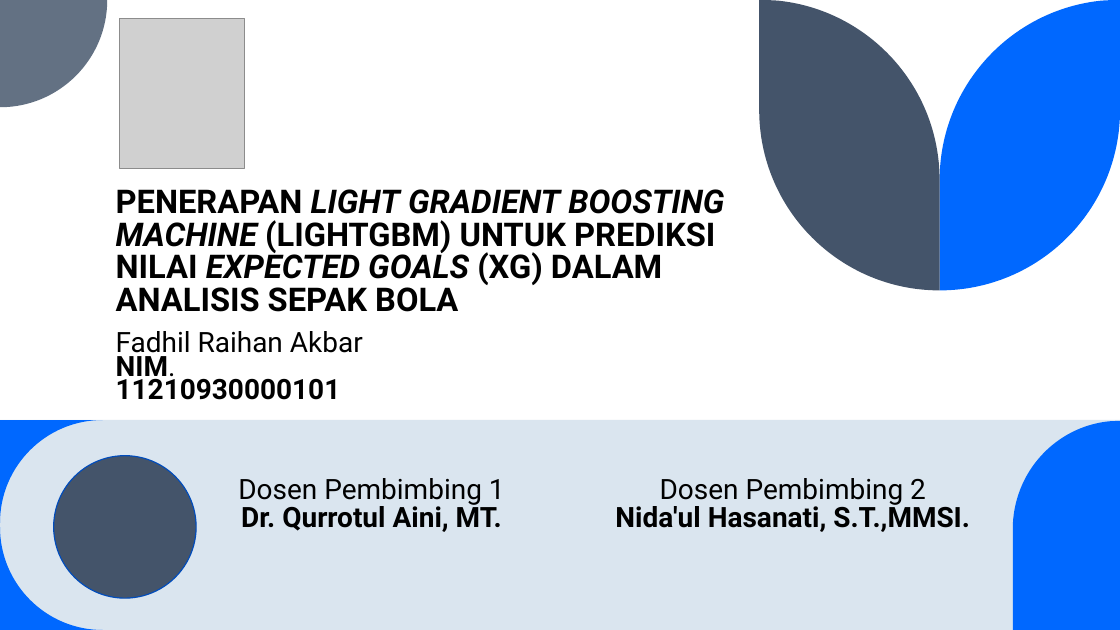
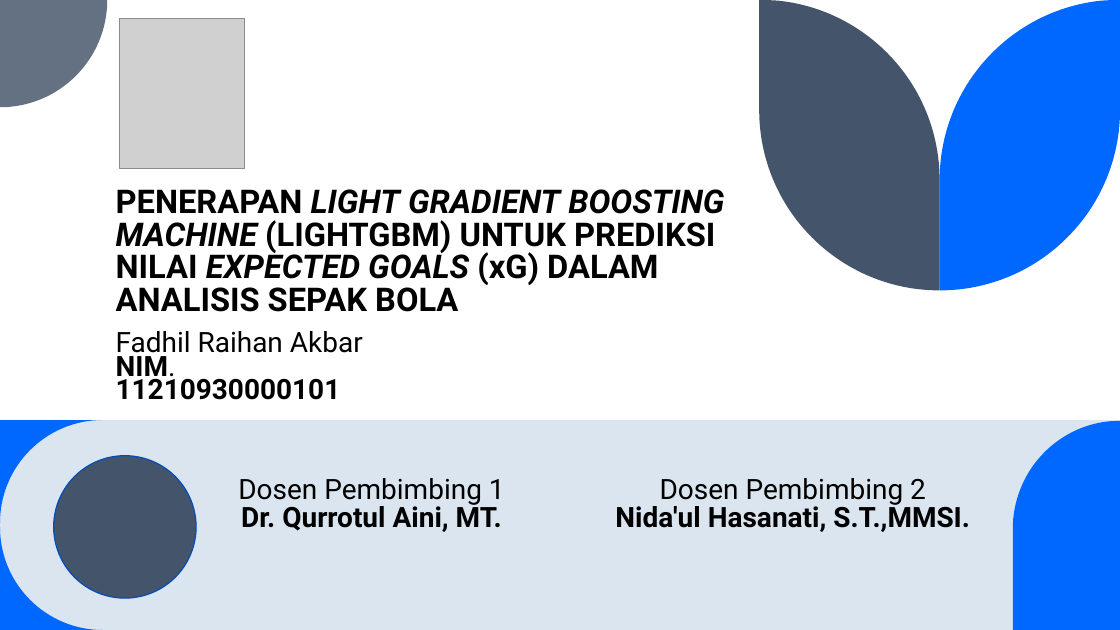
Before and after one commit to fadhilra101/skripsi, a slide deck: slide 1 of ppt/PPT SEMPRO FADHIL.pptx. Drawn at 1120x630 pixels with LibreOffice and Linux fonts; fonts in the diff are those of the drawing; grey boxes stand for pictures. Boxes give left, top, right and bottom in pixels: in the first picture for what was removed or moved away, otherwise in the second. Text is boxed around its words. In the diff, an @@ line names an element or a change of style, - is before the commit and + after.

```diff
--- a/ppt/PPT SEMPRO FADHIL.pptx
+++ b/ppt/PPT SEMPRO FADHIL.pptx
@@ title at (116, 189, 724, 312): text changed @@
-PENERAPAN LIGHT GRADIENT BOOSTING MACHINE (LIGHTGBM) UNTUK PREDIKSI NILAI EXPECTED GOALS (XG) DALAM ANALISIS SEPAK BOLA
+PENERAPAN LIGHT GRADIENT BOOSTING MACHINE (LIGHTGBM) UNTUK PREDIKSI NILAI EXPECTED GOALS (xG) DALAM ANALISIS SEPAK BOLA
```
Also in this commit, not shown: 9 other slides changed, 1 slide added, 1 other file.
